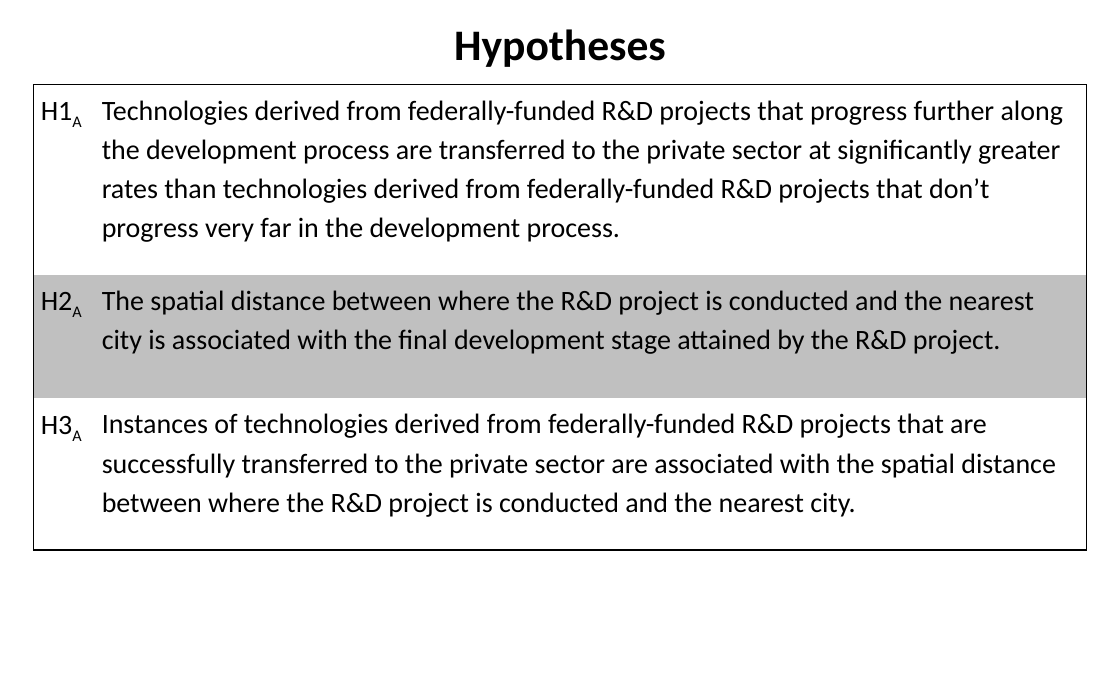
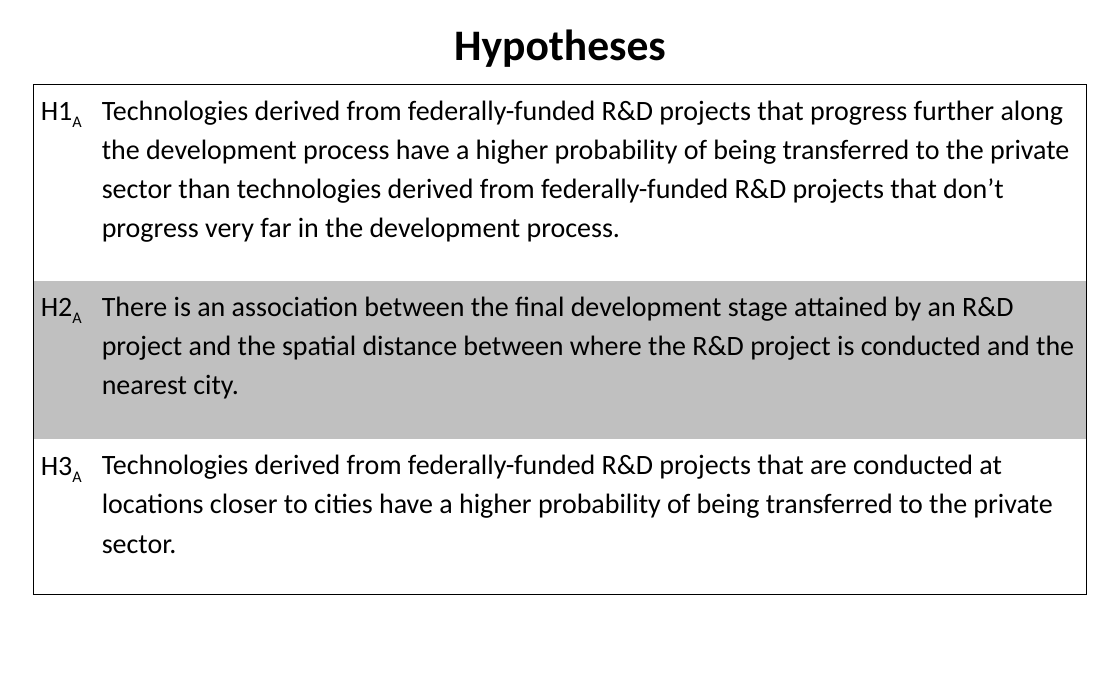
Before and after one commit to SLU-Courses-Townes/SOC5600, a slide deck: slide 14 of FinalProject/Presentation/Townes_SOC5600_FinalProject_Presentation.pptx. Drawn at 1120x700 pixels with LibreOffice and Linux fonts; fonts in the diff are those of the drawing. Boxes give left, top, right and bottom in pixels: in the first picture for what was removed or moved away, otherwise in the second. Text is boxed around its words. In the diff, an @@ line names an element or a change of style, - is before the commit and + after.

Commit message:
Draft of FinalProject presentation

```diff
--- a/FinalProject/Presentation/Townes_SOC5600_FinalProject_Presentation.pptx
+++ b/FinalProject/Presentation/Townes_SOC5600_FinalProject_Presentation.pptx
@@ table at (34, 85, 1086, 596) @@
-row 1, column 2: Technologies derived from federally-funded R&D projects that progress further along the development process are transferred to the private sector at significantly greater rates than technologies derived from federally-funded R&D projects that don’t progress very far in the development process.
+row 1, column 2: Technologies derived from federally-funded R&D projects that progress further along the development process have a higher probability of being transferred to the private sector than technologies derived from federally-funded R&D projects that don’t progress very far in the development process.
-row 2, column 2: The spatial distance between where the R&D project is conducted and the nearest city is associated with the final development stage attained by the R&D project.
+row 2, column 2: There is an association between the final development stage attained by an R&D project and the spatial distance between where the R&D project is conducted and the nearest city.
-row 3, column 2: Instances of technologies derived from federally-funded R&D projects that are successfully transferred to the private sector are associated with the spatial distance between where the R&D project is conducted and the nearest city.
+row 3, column 2: Technologies derived from federally-funded R&D projects that are conducted at locations closer to cities have a higher probability of being transferred to the private sector.
```
Also in this commit, not shown: 6 other slides changed.
